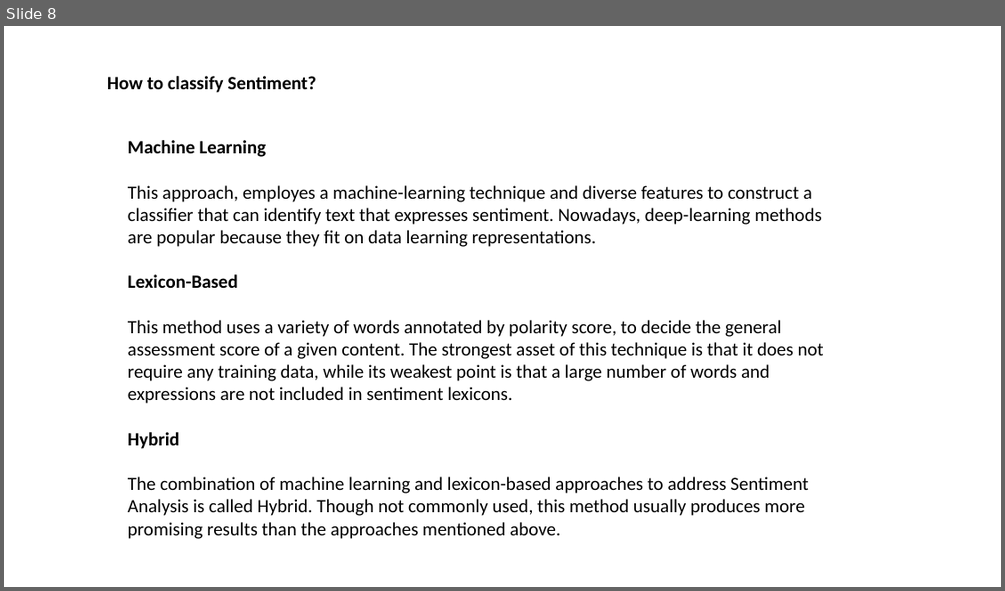
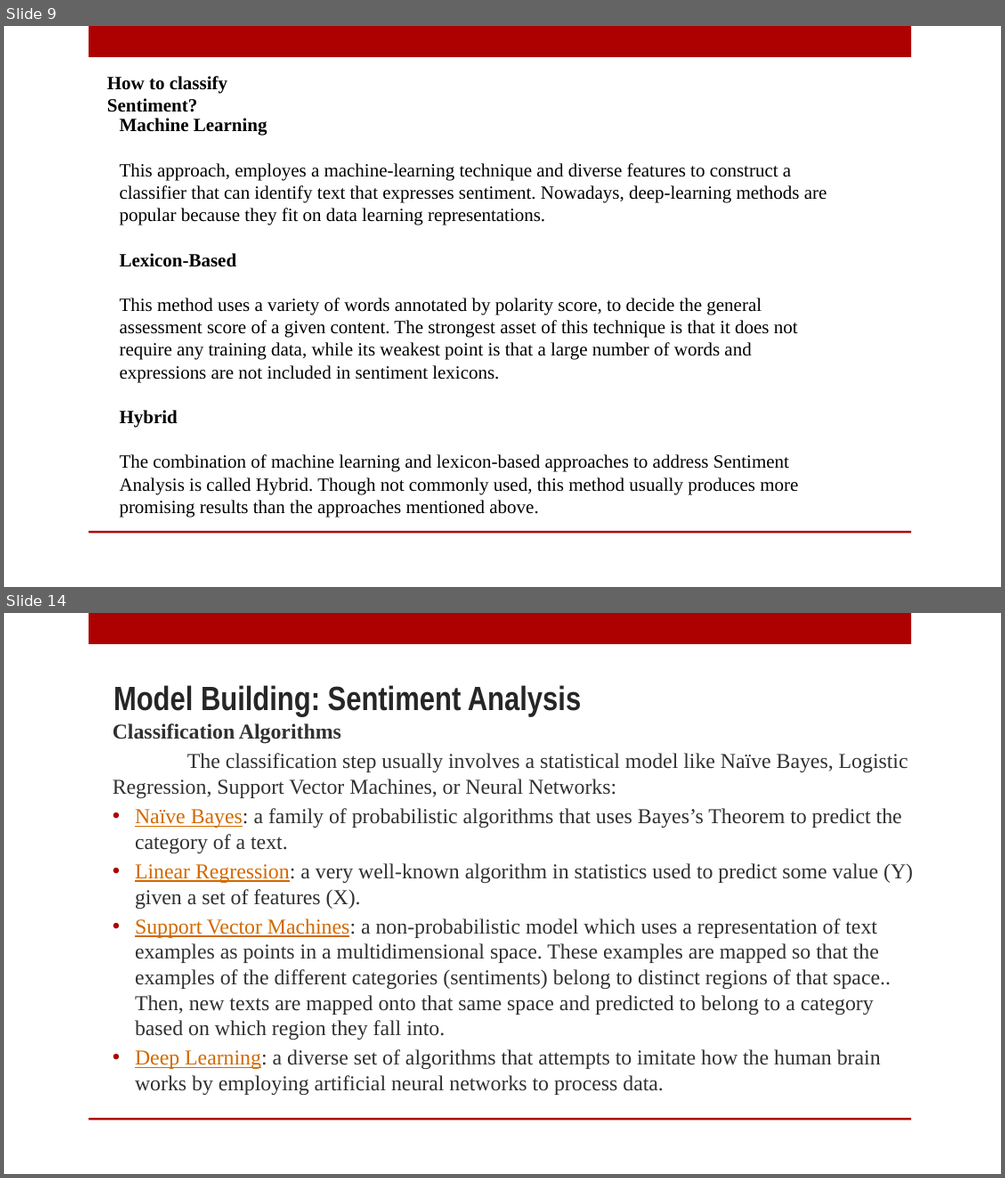
Before and after one commit to slugger07/ML-Experiments, a slide deck: Racism Analysis Twitter Data/Sentiment Analysis.pptx. Shown one above the other, each under a label of ours: slide 8 before the commit, slides 9 and 14 after it; the slides between them are not shown. The pictures are 1005x591 and 1005x1178 pixels, drawn with LibreOffice and Linux fonts; fonts in the diff are those of the drawing; background and template pictures are left out. Boxes give left, top, right and bottom in pixels: in the first picture for what was removed or moved away, otherwise in the second. Text is boxed around its words. In the diff, an @@ line names an element or a change of style, - is before the commit and + after.

```diff
--- a/Racism Analysis Twitter Data/Sentiment Analysis.pptx
+++ b/Racism Analysis Twitter Data/Sentiment Analysis.pptx
@@ slide 14 added at box(4, 613, 1001, 1174), background picture (left out); not listed: 2 template elements that a slide beside it also shows @@
@@ title added at box(113, 685, 581, 717), 32.4 pt, text #262626, bold @@
+Model Building: Sentiment Analysis
@@ text added at box(113, 753, 913, 1094), 20.4 pt, text #303030 @@
+Classification Algorithms
+The classification step usually involves a statistical model like Naïve Bayes, Logistic Regression, Support Vector Machines, or Neural Networks:
+• Naïve Bayes: a family of probabilistic algorithms that uses Bayes’s Theorem to predict the category of a text.
+• Linear Regression: a very well-known algorithm in statistics used to predict some value (Y) given a set of features (X).
+• Support Vector Machines: a non-probabilistic model which uses a representation of text examples as points in a multidimensional space. These examples are mapped so that the examples of the different categories (sentiments) belong to distinct regions of that space.. Then, new texts are mapped onto that same space and predicted to belong to a category based on which region they fall into.
+• Deep Learning: a diverse set of algorithms that attempts to imitate how the human brain works by employing artificial neural networks to process data.
@@ what was slide 8 is now slide 9 @@
@@ slide 9 changed as well @@
@@ rectangle added at box(89, 26, 911, 57), fill #AD0101 @@
@@ text "How to classify Sentiment?" at box(107, 76, 227, 112): font Calibri to Times New Roman @@
@@ text "Machine Learning" at box(120, 118, 827, 517): font Calibri to Times New Roman @@
@@ text "Machine Learning": place and size @@
-text "Machine Learning" at box(128, 140, 824, 539)
+text "Machine Learning" at box(120, 118, 827, 517)
@@ rectangle added at box(89, 531, 911, 533), fill #AD0101 @@
```
Also in this commit, not shown: 5 other slides changed, 15 other slides added, 4 slides removed, 1 other file.
